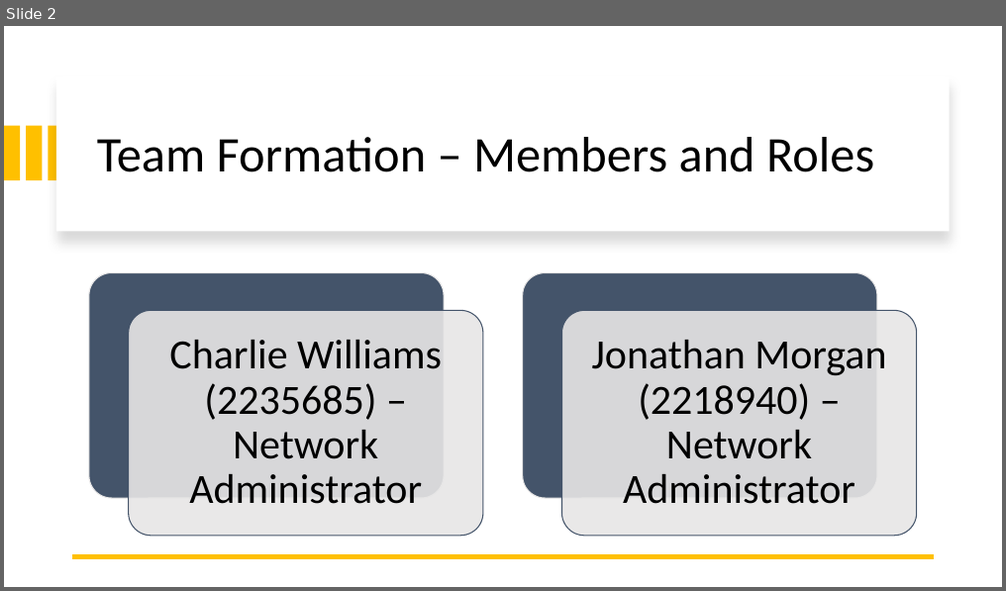
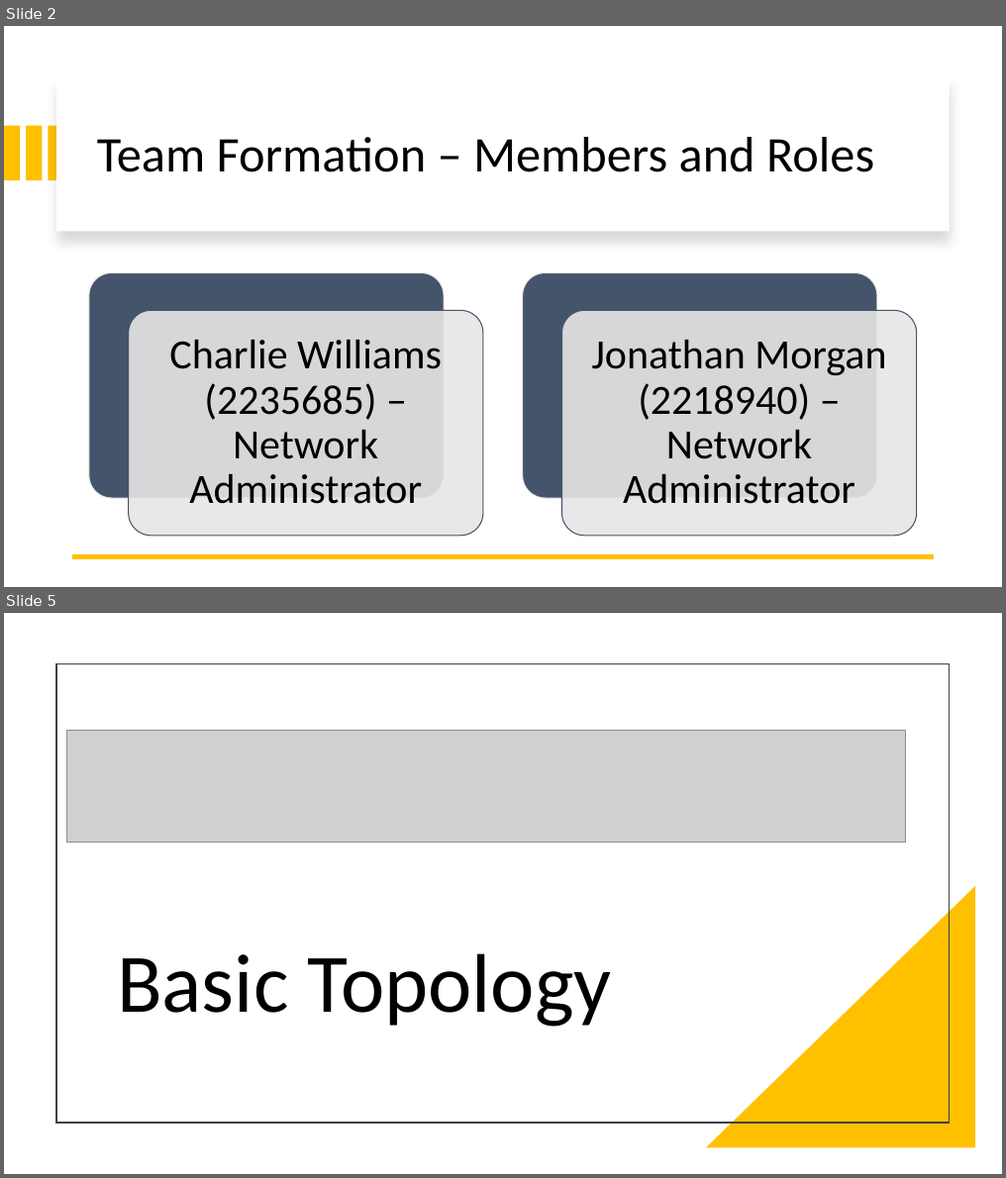
Before and after one commit to 2wheelsdown/NPAssignment2, a slide deck: Presentation.pptx. Shown one above the other, each under a label of ours: slide 2 before the commit, slides 2 and 5 after it; the slides between them are not shown. The pictures are 1006x591 and 1006x1178 pixels, drawn with LibreOffice and Linux fonts; fonts in the diff are those of the drawing; grey boxes stand for pictures. Boxes give left, top, right and bottom in pixels: in the first picture for what was removed or moved away, otherwise in the second. Text is boxed around its words. In the diff, an @@ line names an element or a change of style, - is before the commit and + after.

```diff
--- a/Presentation.pptx
+++ b/Presentation.pptx
@@ slide 5 added at (4, 613, 1002, 1174), background #FFFFFF @@
@@ rectangle added at (56, 663, 949, 1123), outline #404040 1.5 pt @@
@@ picture added at (67, 730, 905, 842) @@
@@ right triangle added at (706, 886, 976, 1149), fill #FFC000 @@
@@ title added at (117, 954, 611, 1027), 80 pt, text #000000 @@
+Basic Topology
```
Also in this commit, not shown: 1 slide changed, 1 other slide added.
